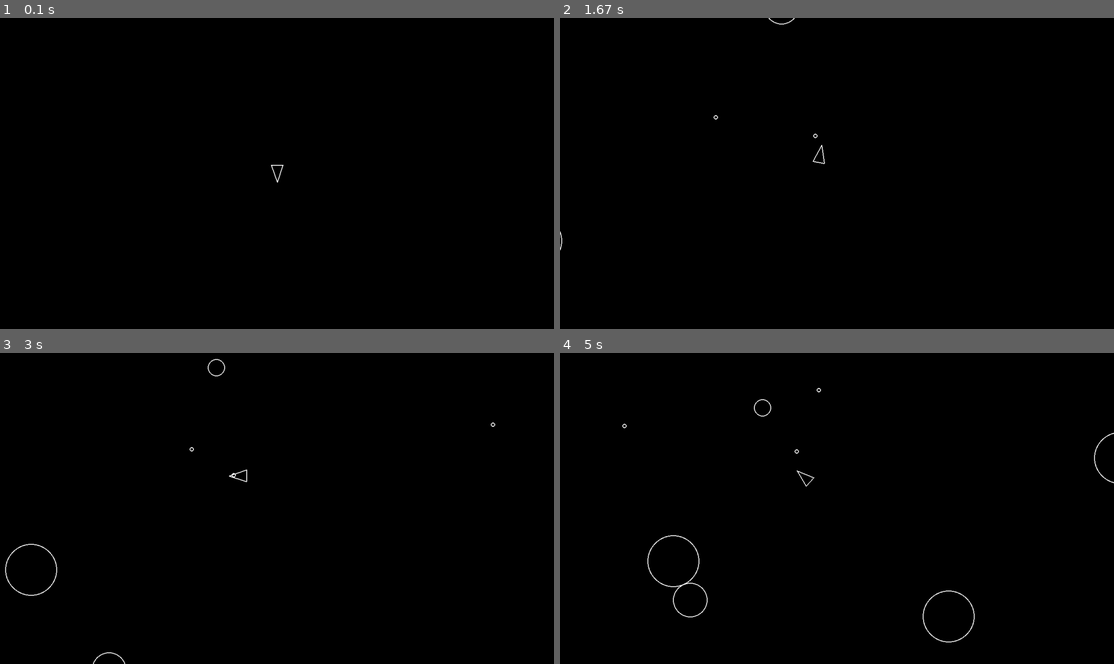
Above: before the commit, frames 1-4 (two rows, left to right).
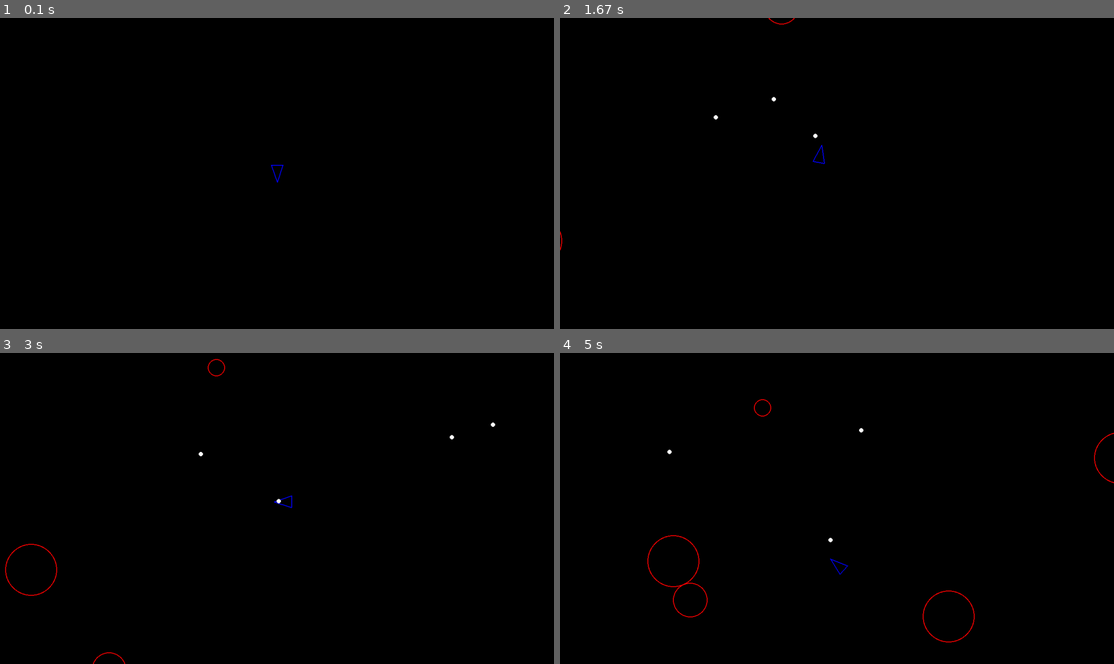
Above: after the commit, the same moments.

Repository: MarianoAstudillo/py-game
Game: pygame game, started from main.py
Same seed, same stepped clock (60 frames per second), same inputs: the game is played once before the commit and once after it.
Inputs:
- Up to frame 1 (0.1 s): no input
- Up to frame 2 (1.67 s): tap Space at 0.33, 0.73, 1.03, 1.23, 1.57 s; hold D 0.67-1.13 s; hold W 1.17-1.47 s; hold D from 1.5 s (still down)
- Up to frame 3 (3 s): tap Space at 1.87, 2.07, 2.37, 2.63, 2.97 s; release D at 1.97 s; hold A 2-2.53 s; hold S 2.57-2.87 s; hold A from 2.9 s (still down)
- Up to frame 4 (5 s): tap Space at 3.27, 3.4, 3.8, 4.1, 4.47, 4.87 s; release A at 3.3 s; hold W 3.33-3.7 s; hold D 3.73-4.37 s; hold S 4.4-4.77 s; hold A from 4.8 s (still down)

The runs differ from the first frame. In frame 1, less than 0.1% of the frame differs, in the area x 48-52%, y 47-53%; in frame 2, less than 0.1%; in frame 3, 0.3%; in frame 4, 0.6%, in the area x 11-100%, y 11-94%.

Commit message:
changed colors and shot cooldown

Diff:
--- a/asteroid.py
+++ b/asteroid.py
@@ -9,7 +9,7 @@
     super().__init__(x, y, radius)
 
   def draw(self, screen):
-    pygame.draw.circle(screen, "white", self.position, self.radius, 2)
+    pygame.draw.circle(screen, "red", self.position, self.radius, 2)
 
   def update(self, dt):
     forward = pygame.Vector2(0, 1)
--- a/constants.py
+++ b/constants.py
@@ -9,4 +9,4 @@
 PLAYER_SPEED = 200
 SHOT_RADIUS = 5
 PLAYER_SHOOT_SPEED = 500
-PLAYER_SHOOT_COOLDOWN = 0.3
+PLAYER_SHOOT_COOLDOWN = 0.15
--- a/player.py
+++ b/player.py
@@ -18,7 +18,7 @@
       return [a, b, c]
 
     def draw(self, screen):
-      pygame.draw.polygon(screen, "white", self.triangle(), 2)
+      pygame.draw.polygon(screen, "blue", self.triangle(), 2)
 
     def rotate(self, dt):
       self.rotation += PLAYER_TURN_SPEED * dt
@@ -34,7 +34,7 @@
         if keys[pygame.K_w]:
             self.move(dt)
         if keys[pygame.K_s]:
-            self.move(dt)
+            self.move(-dt)
         if keys[pygame.K_SPACE]:
             self.shoot()
 
--- a/shot.py
+++ b/shot.py
@@ -7,7 +7,7 @@
     super().__init__(x, y, radius)
 
   def draw(self, screen):
-    pygame.draw.circle(screen, "white", self.position, SHOT_RADIUS, 2)
+    pygame.draw.circle(screen, "white", self.position, SHOT_RADIUS, 10)
 
   def update(self, dt):
     forward = pygame.Vector2(0, 1)
